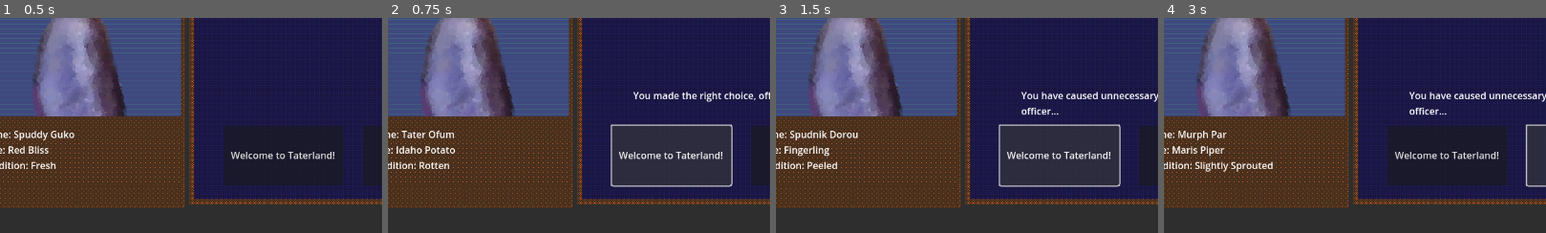
Above: before the commit, frames 1-4 (left to right).
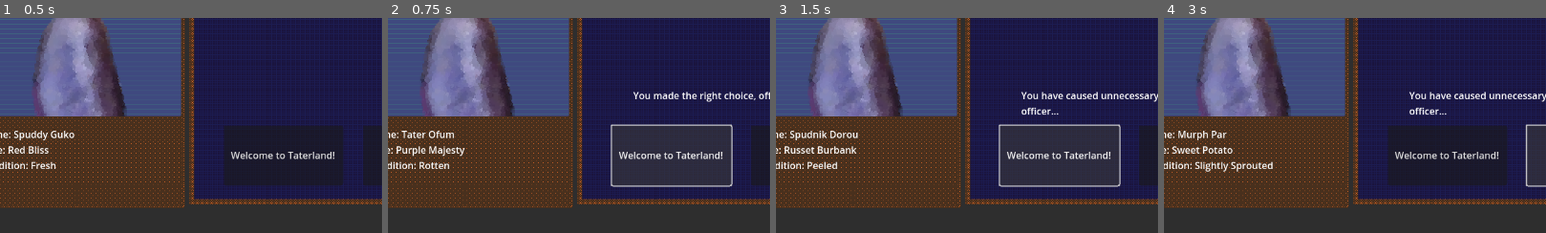
Above: after the commit, the same moments.

Repository: Lost-Rabbit-Digital/SpudCustoms
Game: Godot game, scene res://mainGame.tscn
Two runs of this game, one before a commit and one after it. Both use one fixed random seed, a clock stepped at 60 frames per second and the inputs below.
Inputs:
- Up to frame 1 (0.5 s): no input
- Up to frame 2 (0.75 s): click "Welcome to Taterland!" at 0.5 s
- Up to frame 3 (1.5 s): click "Welcome to Taterland!" at 1.25 s
- Up to frame 4 (3 s): click "Welcome to Taterland!" at 2 s; click "NO ENTRY!" at 2.75 s
The pictures show only the part of the screen within x 10-60%, y 50-100%; the shares and areas given below are measured in that part.

Frame 1 is identical in both runs. In frame 2, 0.4% of the frame differs, in the area x 2-21%, y 59-65%; in frame 3, 0.4%; in frame 4, 0.4%.

Commit message:
Removed potatoes

Diff:
--- a/mainGame.gd
+++ b/mainGame.gd
@@ -86,7 +86,7 @@
 	return full_name % [first_name[randi() % first_name.size()], last_name[randi() % last_name.size()]]
 
 func get_random_type():
-	var types = ["Russet Burbank", "Yukon Gold", "Sweet Potato", "Purple Majesty", "Red Bliss", "Fingerling", "Kennebec", "Maris Piper", "Idaho Potato", "Katahdin"]
+	var types = ["Russet Burbank", "Yukon Gold", "Sweet Potato", "Purple Majesty", "Red Bliss"]
 	return types[randi() % types.size()]
 
 func get_random_condition():
Not shown: 1 places in mainGame.tscn that only renumber resources
